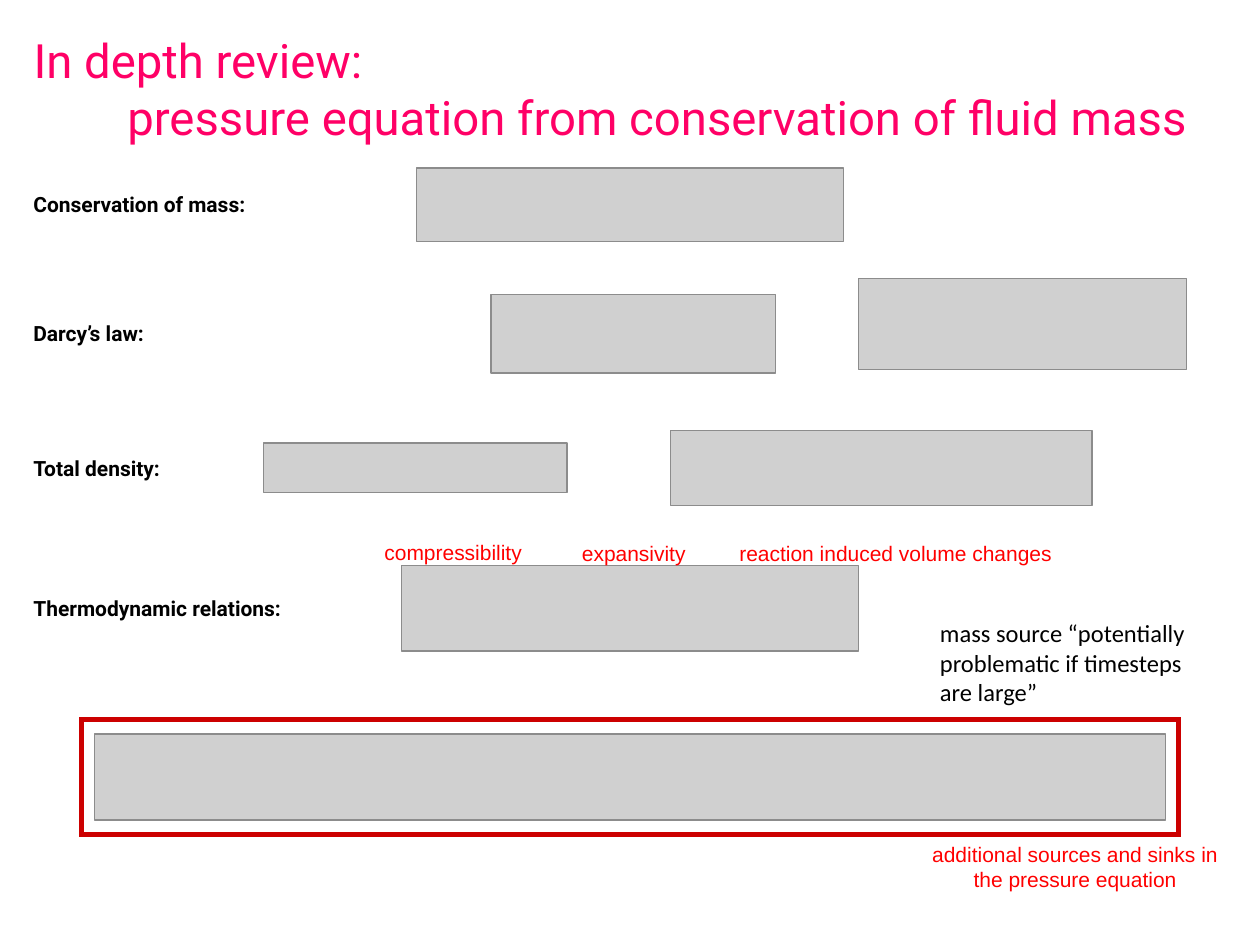
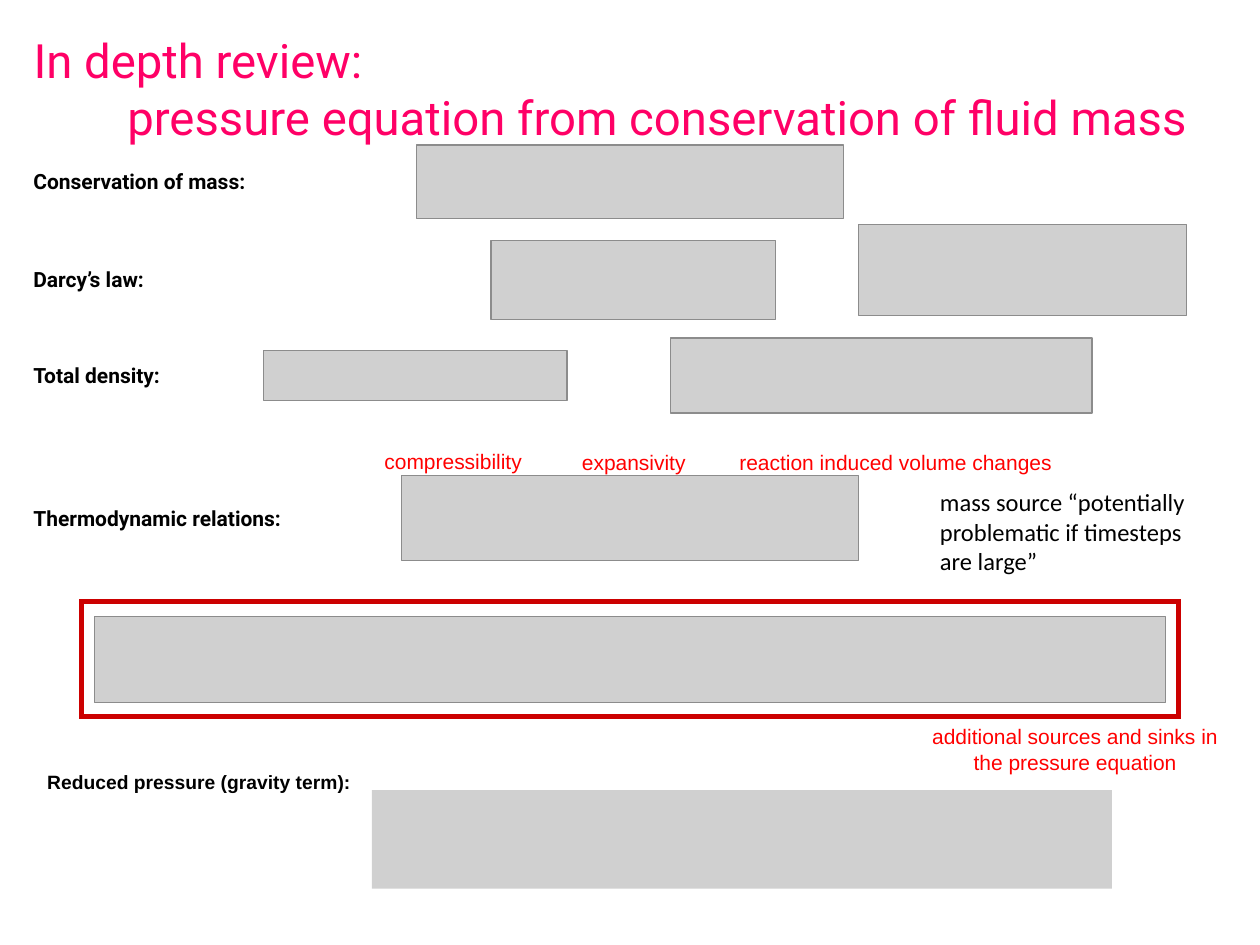
Before and after one commit to openCSMP/openCSMP, a slide deck: slide 7 of doc/SKM2018_Melbourne_transport_scheme.pptx. Drawn at 1260x945 pixels with LibreOffice and Linux fonts; fonts in the diff are those of the drawing; grey boxes stand for pictures. Boxes give left, top, right and bottom in pixels: in the first picture for what was removed or moved away, otherwise in the second. Text is boxed around its words. In the diff, an @@ line names an element or a change of style, - is before the commit and + after.

```diff
--- a/doc/SKM2018_Melbourne_transport_scheme.pptx
+++ b/doc/SKM2018_Melbourne_transport_scheme.pptx
@@ picture: place and size @@
-picture at [417,168,844,241]
+picture at [417,145,844,218]
@@ text "Conservation of mass:": place and size @@
-text "Conservation of mass:" at [33,196,245,213]
+text "Conservation of mass:" at [33,173,245,190]
@@ 2 pictures, 1 text: place and size @@
-2 pictures, 1 text at [33,278,1186,373]
+2 pictures, 1 text at [33,224,1186,319]
@@ 5 texts, 1 picture: place and size @@
-5 texts, 1 picture at [33,460,1051,651]
+5 texts, 1 picture at [33,367,1051,561]
@@ picture: place and size @@
-picture at [263,444,567,494]
+picture at [263,350,567,401]
@@ picture: place and size @@
-picture at [670,431,1091,505]
+picture at [670,338,1091,412]
@@ text "mass source “potentially problematic if ...": place and size @@
-text "mass source “potentially problematic if ..." at [940,624,1185,706]
+text "mass source “potentially problematic if ..." at [940,493,1185,575]
@@ rectangle: place and size @@
-rectangle at [82,719,1179,835]
+rectangle at [82,601,1179,717]
@@ picture: place and size @@
-picture at [94,735,1166,820]
+picture at [94,616,1166,702]
@@ text "additional sources and sinks in ...": place and size @@
-text "additional sources and sinks in ..." at [932,846,1217,892]
+text "additional sources and sinks in ..." at [932,728,1217,774]
@@ text added at [47,775,351,793], 11 pt, text #000000, bold @@
+Reduced pressure (gravity term):
@@ picture added at [372,790,1111,888] @@
```
Also in this commit, not shown: 75 other slides changed, 33 other files.
